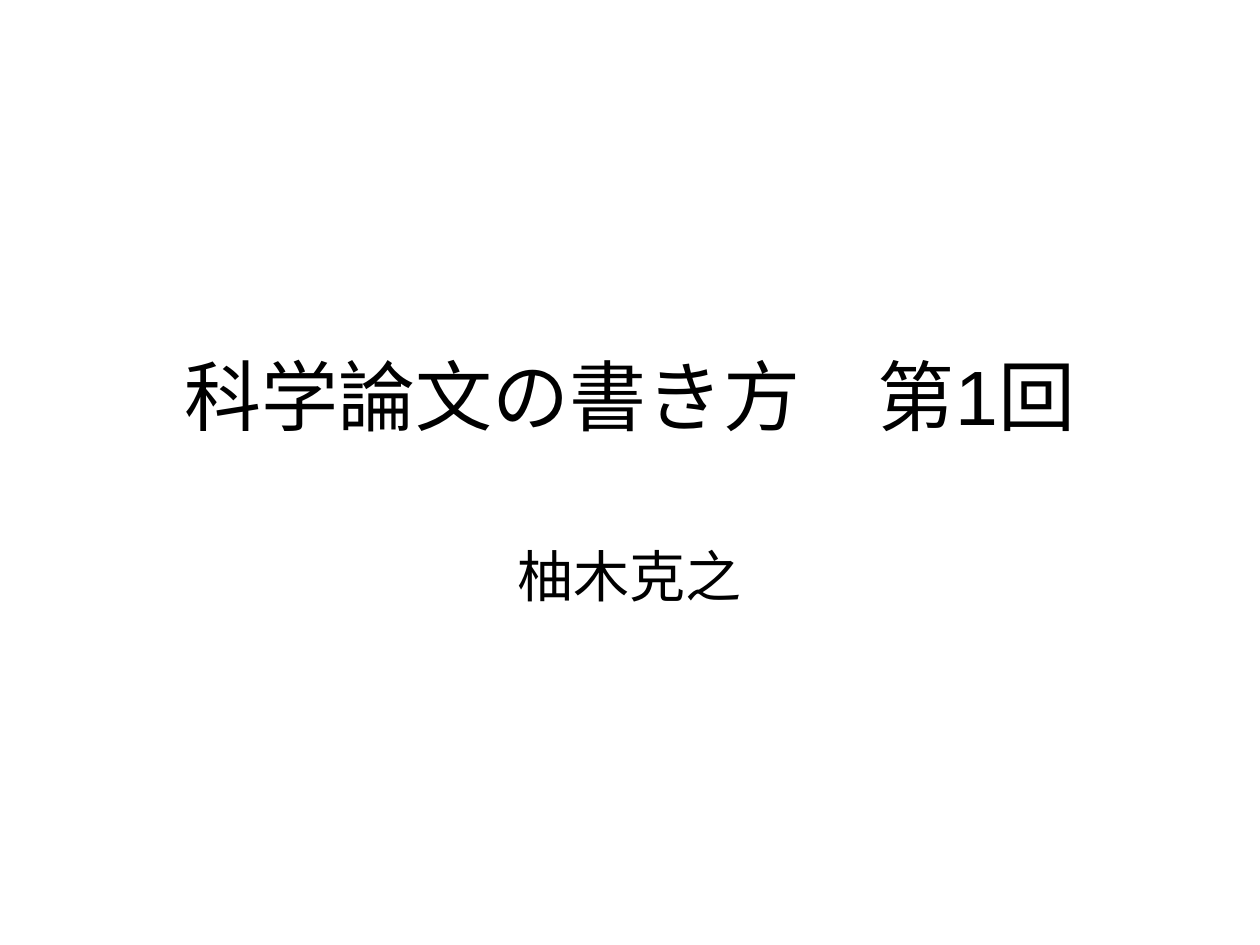
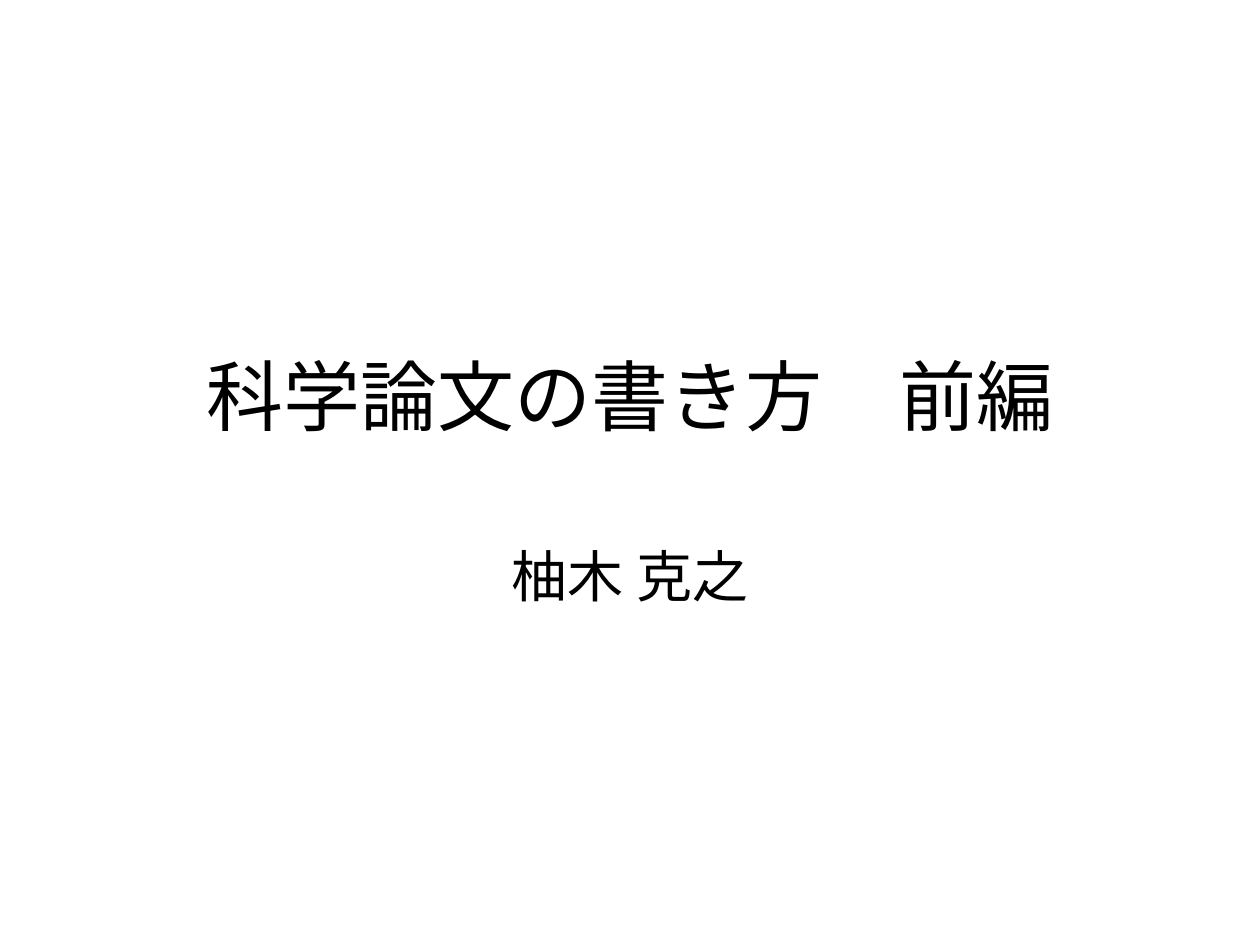
Before and after one commit to yugism/Writing, a slide deck: slide 1 of writing01.ppt. Drawn at 1260x945 pixels with LibreOffice and Linux fonts; fonts in the diff are those of the drawing. Boxes give left, top, right and bottom in pixels: in the first picture for what was removed or moved away, otherwise in the second. Text is boxed around its words. In the diff, an @@ line names an element or a change of style, - is before the commit and + after.

Commit message:
例文差し替え
前編：「文と文をつなぐ原則」追加
後編：例文差し替え

```diff
--- a/writing01.ppt
+++ b/writing01.ppt
@@ title at bbox=[206, 360, 1053, 432]: text changed @@
-科学論文の書き方 第1回
+科学論文の書き方 前編
@@ subtitle at bbox=[512, 550, 748, 602]: spaces changed @@
-柚木克之
+柚木 克之
```
Also in this commit, not shown: 3 other slides changed, 1 slide added, 1 other file.
